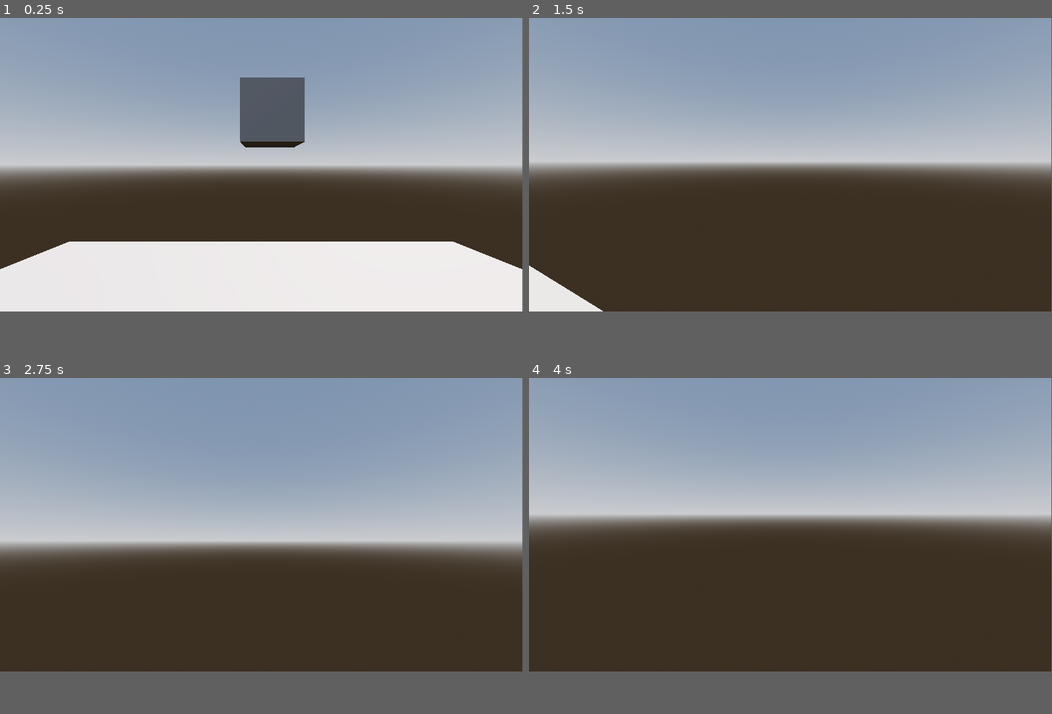
Above: before the commit, frames 1-4 (two rows, left to right).
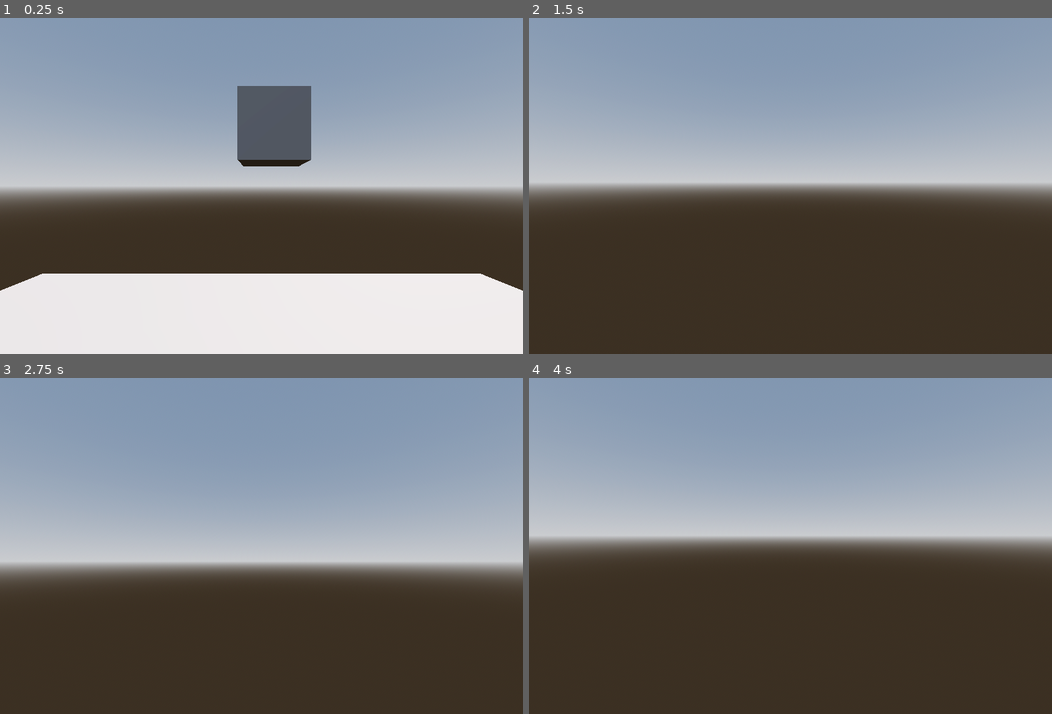
Above: after the commit, the same moments.

Repository: Trictan/SpookyJam25
Game: Godot game, scene res://scenes/main.tscn
Two runs of this game, one before a commit and one after it. Both use one fixed random seed, a clock stepped at 60 frames per second and the inputs below.
Inputs (mouse positions are in pixels of both pictures, inside the frame that each line leads up to):
- Up to frame 1 (0.25 s): no input
- Up to frame 2 (1.5 s): move the mouse to (816, 162) at 0.52 s; hold W (forward) from 0.53 s (still down); tap Space (jump) at 0.77 s; move the mouse to (764, 165) at 1.27 s
- Up to frame 3 (2.75 s): keep holding W (forward); tap Space (jump) at 1.52 s; tap Enter at 2 s; move the mouse to (271, 519) at 2.02 s
- Up to frame 4 (4 s): keep holding W (forward); tap Space (jump) at 2.75, 3.02, 3.77 s; move the mouse to (785, 529) at 2.77 s; tap Enter at 3.5 s; move the mouse to (827, 529) at 3.52 s
In our replay, the window is 799x449 before the commit and 800x514 after it. These sizes can differ from the game's own. Grey fills any space a smaller window leaves; there, only what the larger window draws over its background counts as a difference.

The runs differ from the first frame. In frame 1, 21% of the frame differs, in the area x 0-100%, y 0-82%; in frame 2, 12%; in frame 3, 11%; in frame 4, 11%.

Commit message:
Created separate hatch scene

Diff:
--- /dev/null
+++ b/hatch1.gd
@@ -0,0 +1,16 @@
+extends CSGBox3D
+
+var tween = create_tween()
+
+# Called when the node enters the scene tree for the first time.
+func _ready() -> void:
+	# Define the target position and duration
+	var target_position = Vector3(0, 2.528, 3.808)
+	var duration = 2.0
+
+	# Tween the position property over 2 seconds
+	tween.tween_property(self, "position", target_position, duration)
+
+# Called every frame. 'delta' is the elapsed time since the previous frame.
+func _process(delta: float) -> void:
+	pass
--- a/project.godot
+++ b/project.godot
@@ -17,8 +17,8 @@
 
 [display]
 
-window/size/viewport_width=1920
-window/size/viewport_height=1080
+window/size/viewport_width=1400
+window/size/viewport_height=900
 
 [input]
 
--- /dev/null
+++ b/scenes/hatch-test.tscn
@@ -0,0 +1,61 @@
+[gd_scene load_steps=8 format=3 uid="uid://do0s5fu7jljw0"]
+
+[ext_resource type="Script" uid="uid://c8m7co5c5uduq" path="res://hatch1.gd" id="1_b636c"]
+[ext_resource type="Script" uid="uid://d23trr7wuo0ab" path="res://scenes/player.gd" id="2_kohjg"]
+
+[sub_resource type="ProceduralSkyMaterial" id="ProceduralSkyMaterial_b636c"]
+sky_horizon_color = Color(0.66224277, 0.6717428, 0.6867428, 1)
+ground_horizon_color = Color(0.66224277, 0.6717428, 0.6867428, 1)
+
+[sub_resource type="Sky" id="Sky_kohjg"]
+sky_material = SubResource("ProceduralSkyMaterial_b636c")
+
+[sub_resource type="Environment" id="Environment_epwex"]
+background_mode = 2
+sky = SubResource("Sky_kohjg")
+tonemap_mode = 2
+glow_enabled = true
+
+[sub_resource type="CapsuleMesh" id="CapsuleMesh_epwex"]
+
+[sub_resource type="CapsuleShape3D" id="CapsuleShape3D_g4mc3"]
+
+[node name="Node3D" type="Node3D"]
+
+[node name="WorldEnvironment" type="WorldEnvironment" parent="."]
+environment = SubResource("Environment_epwex")
+
+[node name="DirectionalLight3D" type="DirectionalLight3D" parent="."]
+transform = Transform3D(-0.8660254, -0.43301278, 0.25, 0, 0.49999997, 0.86602545, -0.50000006, 0.75, -0.43301266, 0, 0, 0)
+shadow_enabled = true
+
+[node name="CSGBox3D" type="CSGBox3D" parent="."]
+transform = Transform3D(1, 0, 0, 0, 1, 0, 0, 0, 1, 0, 1.1856225, 3.808404)
+use_collision = true
+size = Vector3(1, 1, 0.14648438)
+script = ExtResource("1_b636c")
+
+[node name="Player" type="CharacterBody3D" parent="."]
+transform = Transform3D(-0.9772607, 0, -0.21204127, 0, 1, 0, 0.21204127, 0, -0.9772607, 0, 2.4531543, 0)
+script = ExtResource("2_kohjg")
+
+[node name="BodyMesh" type="MeshInstance3D" parent="Player"]
+mesh = SubResource("CapsuleMesh_epwex")
+
+[node name="CollisionShape3D" type="CollisionShape3D" parent="Player"]
+transform = Transform3D(1.132, 0, 0, 0, 1.132, 0, 0, 0, 1.132, 0, 0, 0)
+shape = SubResource("CapsuleShape3D_g4mc3")
+
+[node name="SpringArm3D" type="SpringArm3D" parent="Player"]
+spring_length = 0.0
+
+[node name="Camera" type="Camera3D" parent="Player/SpringArm3D"]
+transform = Transform3D(1, 0, 0, 0, 1, 0, 0, 0, 1, 0, 0.50977325, 0)
+current = true
+
+[node name="RoomCollisions" type="CSGCombiner3D" parent="."]
+use_collision = true
+
+[node name="Floor" type="CSGBox3D" parent="RoomCollisions"]
+transform = Transform3D(1, 0, 0, 0, 1, 0, 0, 0, 1, 0.67181396, 0, -0.0045166016)
+size = Vector3(11.343628, 0.25, 15.5686035)
Not shown, added: hatch1.gd.uid
Not shown, changed: .gitignore
